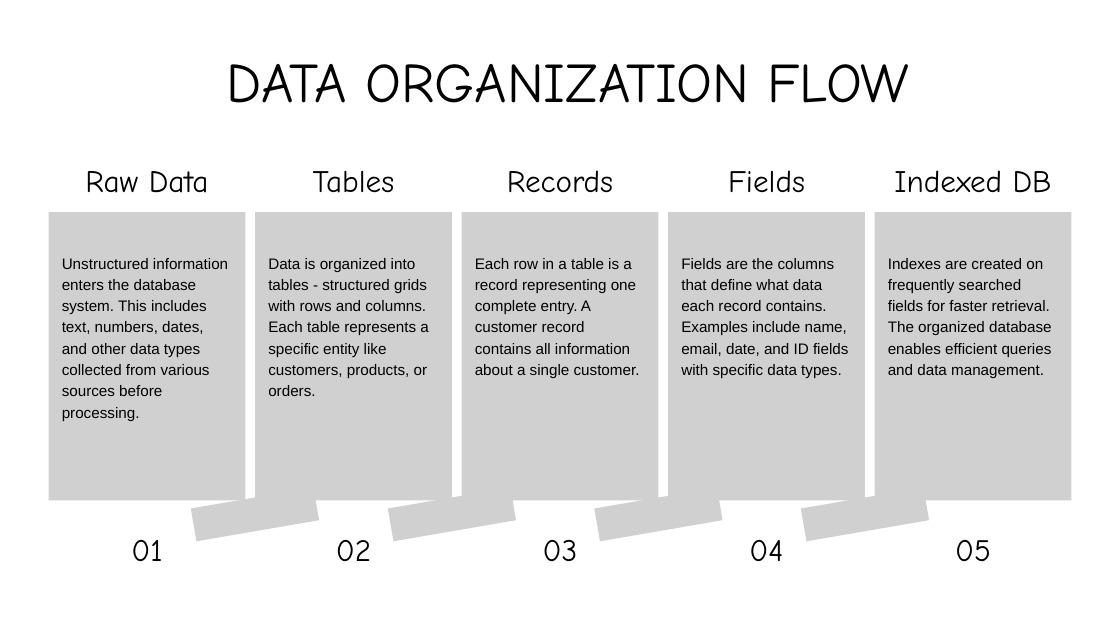
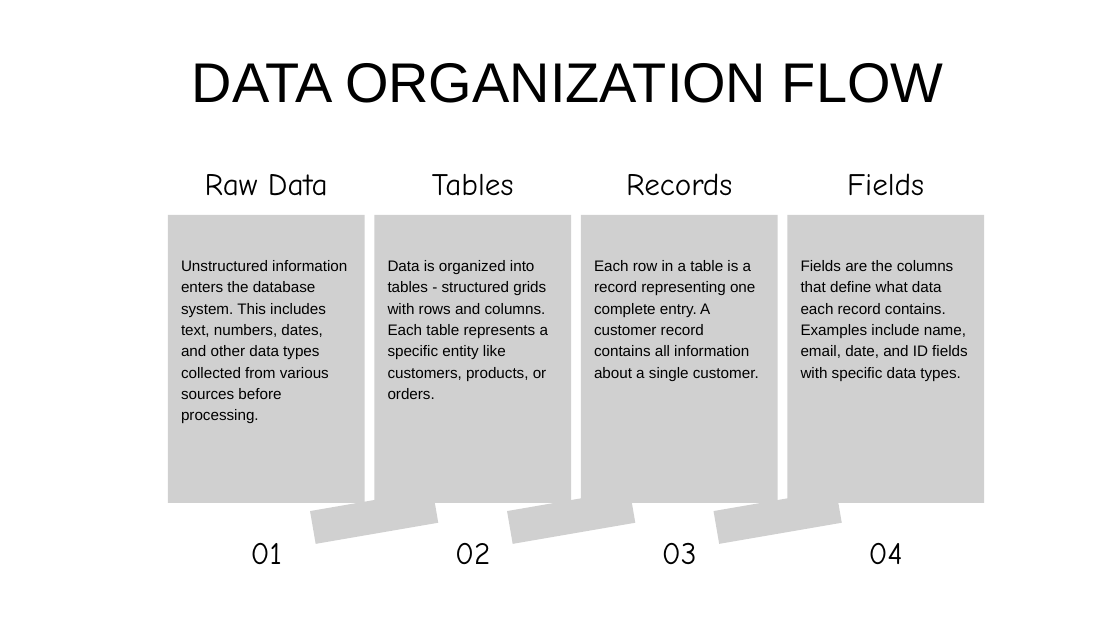
Before and after one commit to lucashartmann/Senac, a slide deck: slide 2 of Inglês/Março 26/Aula 16/databases.pptx. Drawn at 1120x630 pixels with LibreOffice and Linux fonts; fonts in the diff are those of the drawing; grey boxes stand for pictures; background and template pictures are left out. Boxes give left, top, right and bottom in pixels: in the first picture for what was removed or moved away, otherwise in the second. Text is boxed around its words. In the diff, an @@ line names an element or a change of style, - is before the commit and + after.

```diff
--- a/Inglês/Março 26/Aula 16/databases.pptx
+++ b/Inglês/Março 26/Aula 16/databases.pptx
@@ text "DATA ORGANIZATION FLOW" at (x1=192, y1=63, x2=943, y2=103): font Comic Neue to Arial @@
@@ 4 pictures, 4 texts moved together from (x1=49, y1=170, x2=865, y2=500) to (x1=168, y1=173, x2=984, y2=503) @@
@@ text removed at (x1=894, y1=170, x2=1052, y2=193) @@
-Indexed DB
@@ picture removed at (x1=875, y1=212, x2=1072, y2=500) @@
@@ text "Unstructured information enters the database ..." moved from (x1=62, y1=258, x2=228, y2=421) to (x1=181, y1=260, x2=347, y2=423) @@
@@ text "Each row in a table ..." moved from (x1=475, y1=258, x2=640, y2=378) to (x1=594, y1=260, x2=759, y2=381) @@
@@ text "Fields are the columns that ..." moved from (x1=681, y1=258, x2=848, y2=378) to (x1=801, y1=260, x2=967, y2=381) @@
@@ text removed at (x1=888, y1=258, x2=1052, y2=378) @@
-Indexes are created on frequently searched fields for faster retrieval. The organized database enables efficient queries and data management.
@@ picture removed at (x1=801, y1=488, x2=929, y2=541) @@
@@ 5 texts, 3 pictures moved together from (x1=131, y1=258, x2=783, y2=561) to (x1=251, y1=260, x2=903, y2=564) @@
@@ text removed at (x1=955, y1=540, x2=991, y2=561) @@
-05
```
Also in this commit, not shown: 2 other slides changed, 58 other files.
